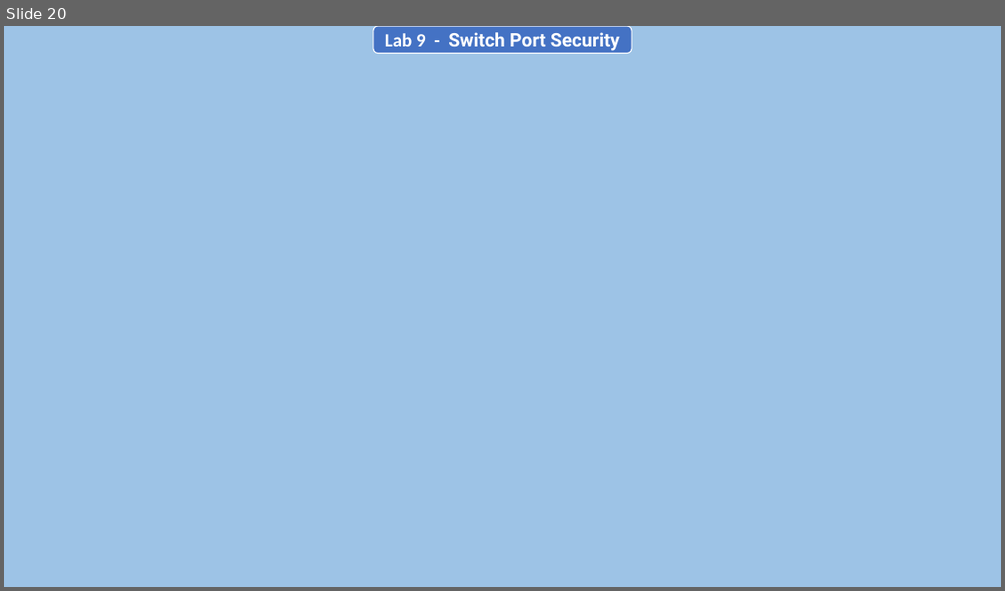
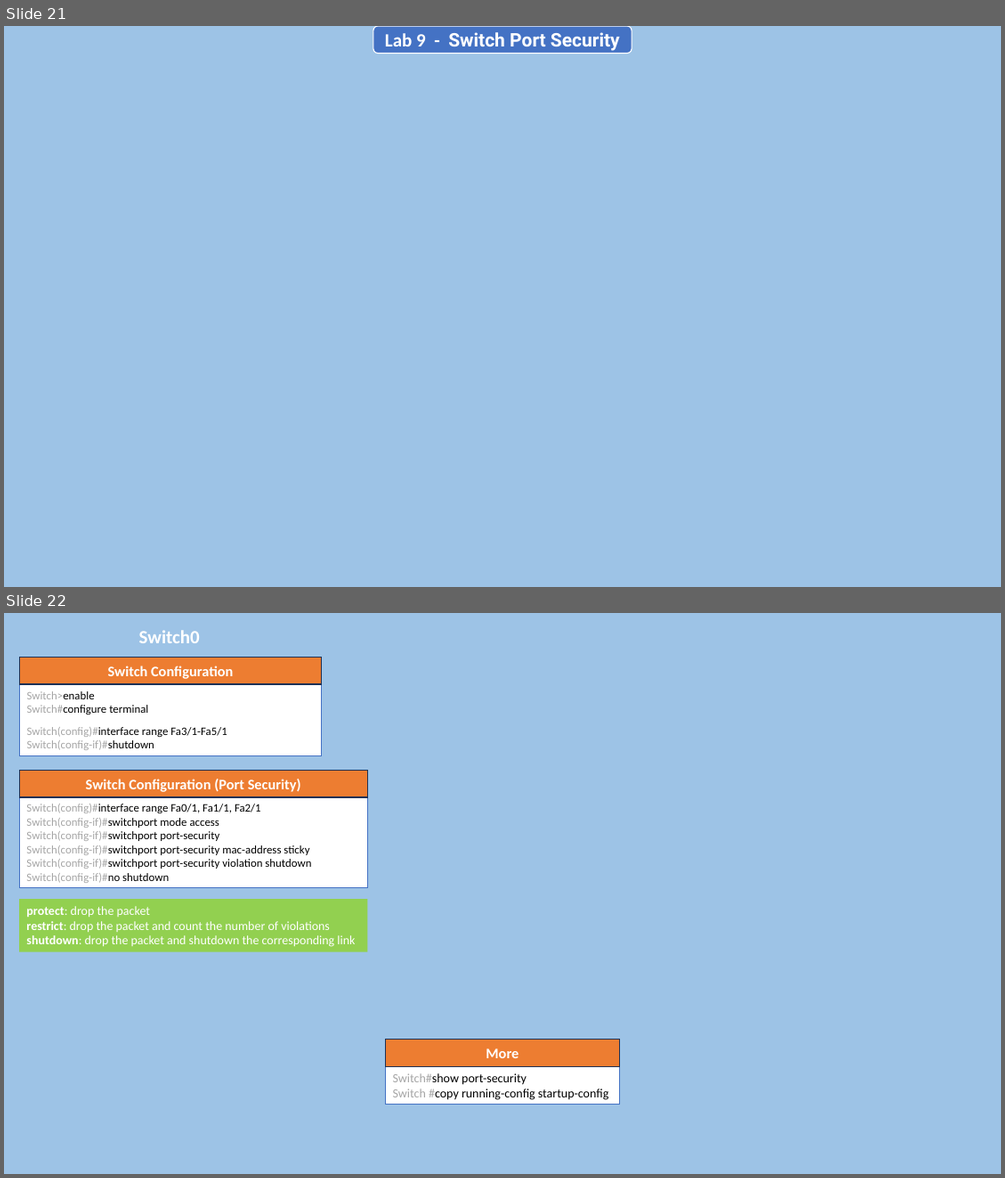
Before and after one commit to AntorPi314/MySave, a slide deck: Lab/Networking Lab/Final Assignment/Networking Lab (Final).pptx. Shown one above the other, each under a label of ours: slide 20 before the commit, slides 21 and 22 after it. The pictures are 1005x591 and 1005x1178 pixels, drawn with LibreOffice and Linux fonts; fonts in the diff are those of the drawing; background and template pictures are left out. Boxes give left, top, right and bottom in pixels: in the first picture for what was removed or moved away, otherwise in the second. Text is boxed around its words. In the diff, an @@ line names an element or a change of style, - is before the commit and + after.

```diff
--- a/Lab/Networking Lab/Final Assignment/Networking Lab (Final).pptx
+++ b/Lab/Networking Lab/Final Assignment/Networking Lab (Final).pptx
@@ slide 22 added at [4, 613, 1001, 1174], background #9DC3E6 @@
@@ text added at [139, 630, 200, 643], 18 pt, text #FFFFFF, bold @@
+Switch0
@@ rectangle added at [20, 657, 322, 684], fill #ED7D31, outline #1E3256 1 pt, 14 pt, text #FFFFFF, bold @@
+Switch Configuration
@@ rectangle added at [20, 685, 322, 755], fill #FFFFFF, outline #4472C4 1 pt, 11 pt, text #000000 @@
+Switch>enable
+Switch#configure terminal
+Switch(config)#interface range Fa3/1-Fa5/1
+Switch(config-if)#shutdown
@@ rectangle added at [20, 770, 368, 797], fill #ED7D31, outline #1E3256 1 pt, 14 pt, text #FFFFFF, bold @@
+Switch Configuration (Port Security)
@@ rectangle added at [20, 797, 368, 887], fill #FFFFFF, outline #4472C4 1 pt, 11 pt, text #000000 @@
+Switch(config)#interface range Fa0/1, Fa1/1, Fa2/1
+Switch(config-if)#switchport mode access
+Switch(config-if)#switchport port-security
+Switch(config-if)#switchport port-security mac-address sticky
+Switch(config-if)#switchport port-security violation shutdown
+Switch(config-if)#no shutdown
@@ rectangle added at [20, 899, 368, 952], fill #92D050, 12 pt, text #FFFFFF @@
+protect: drop the packet
+restrict: drop the packet and count the number of violations
+shutdown: drop the packet and shutdown the corresponding link
@@ rectangle added at [386, 1039, 619, 1066], fill #ED7D31, outline #1E3256 1 pt, 14 pt, text #FFFFFF, bold @@
+More
@@ rectangle added at [386, 1066, 619, 1103], fill #FFFFFF, outline #4472C4 1 pt, 12 pt, text #000000 @@
+Switch#show port-security
+Switch #copy running-config startup-config
@@ what was slide 20 is now slide 21 @@
```
Also in this commit, not shown: 1 slide changed, 2 other slides added, 3 other files.
